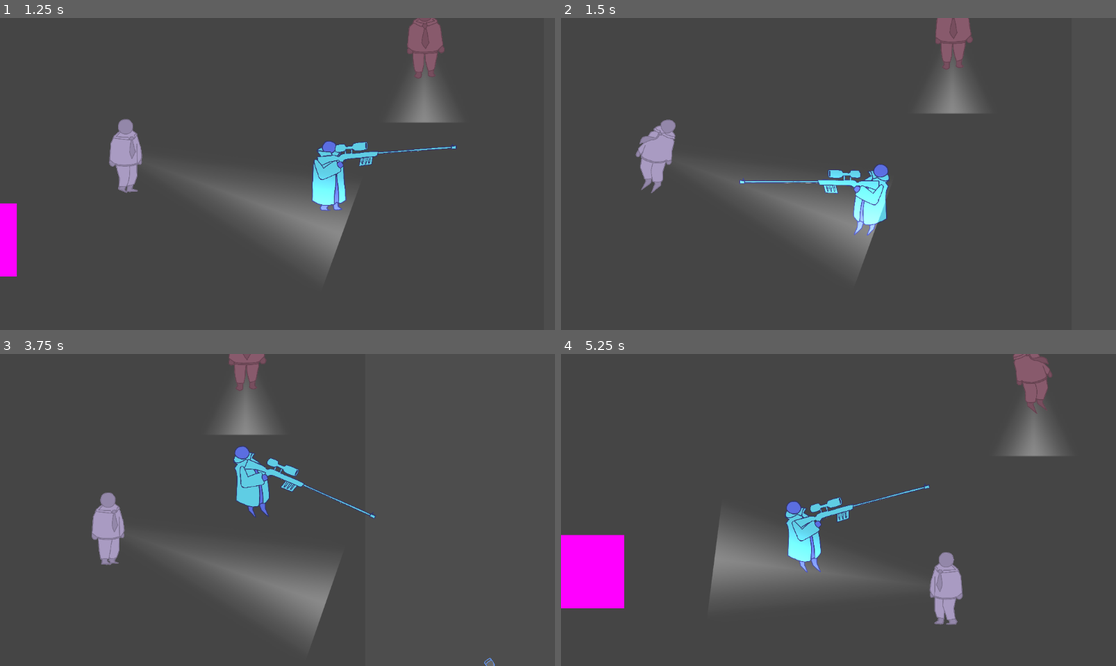
Above: before the commit, frames 1-4 (two rows, left to right).
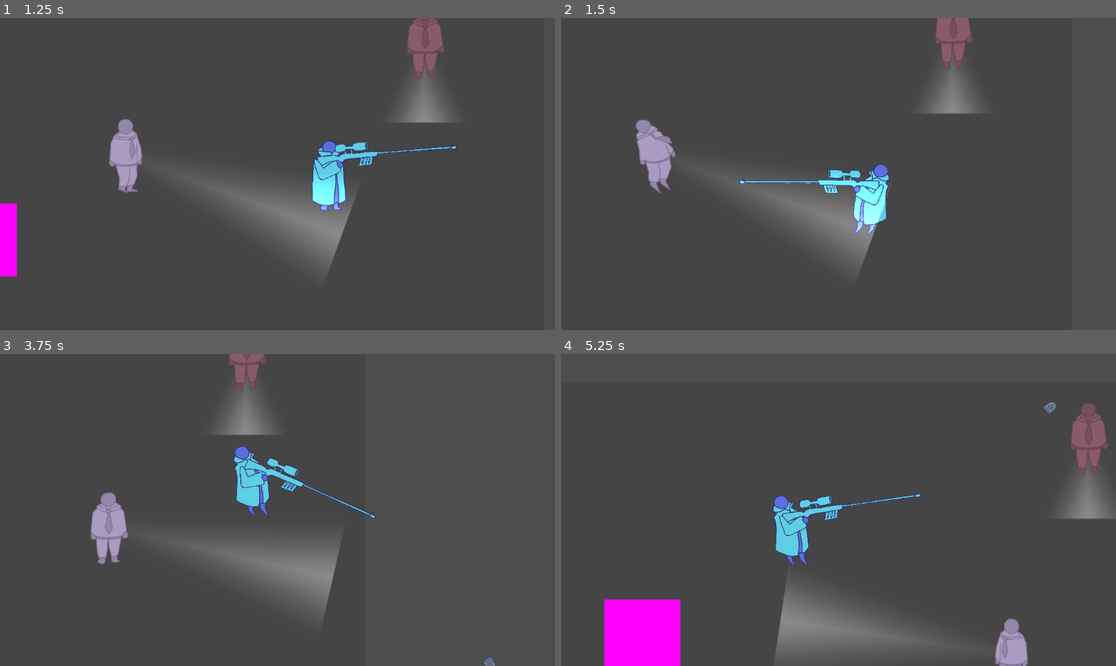
Above: after the commit, the same moments.

Repository: lonelyfloat/brackeys2025
Game: Godot game, scene res://basicTestScene.tscn
The game is run twice, just before and just after one commit, with the same random seed, the same clock (stepped at 60 frames per second) and the same inputs.
Inputs (mouse positions are in pixels of both pictures, inside the frame that each line leads up to):
- Up to frame 1 (1.25 s): move the mouse to (399, 158) at 0.52 s; press the mouse at (399, 158) at 0.53 s; hold D (move_right) from 0.53 s (still down)
- Up to frame 2 (1.5 s): move the mouse to (727, 189) at 1.27 s; release D (move_right) at 1.28 s; release the mouse at (727, 189) at 1.28 s; hold S (move_down) from 1.28 s (still down); click (727, 189) at 1.35 s
- Up to frame 3 (3.75 s): move the mouse to (333, 441) at 2.02 s; release S (move_down) at 2.03 s; press the mouse at (333, 441) at 2.03 s; hold D (move_right) 2.03-2.78 s; move the mouse to (249, 572) at 2.77 s; release the mouse at (249, 572) at 2.78 s; hold W (move_up) 2.78-3.53 s; click (249, 572) at 2.85 s; move the mouse to (444, 556) at 3.52 s; press the mouse at (444, 556) at 3.53 s; hold A (move_left) from 3.53 s (still down)
- Up to frame 4 (5.25 s): move the mouse to (672, 463) at 4.27 s; release the mouse at (672, 463) at 4.28 s; click (672, 463) at 4.35 s; move the mouse to (866, 510) at 5.02 s; release A (move_left) at 5.03 s; press the mouse at (866, 510) at 5.03 s; hold S (move_down) from 5.03 s (still down)

Frame 1 is identical in both runs. In frame 2, 0.8% of the frame differs, in the area x 13-21%, y 32-57%; in frame 3, 2.8%; in frame 4, 19%, in the area x 0-100%, y 0-100%.

Commit message:
Fixed boing boing

Diff:
--- a/gameElements/elemntScripts/generic_crowd_npc.gd
+++ b/gameElements/elemntScripts/generic_crowd_npc.gd
@@ -22,7 +22,7 @@
 @onready var knocked_timer := get_node("KnockedTimer")
 
 var current_path_idx := 0
-var acceptable_pt_diff := 15 # this value will need to be adjusted as we go - represents 'how close' an npc can be to a point
+var acceptable_pt_diff := 5 # this value will need to be adjusted as we go - represents 'how close' an npc can be to a point
 var moving_path_forward := true
 var move_dir := Vector2.ZERO
 
@@ -33,6 +33,8 @@
 var x_dir := 0
 var y_dir := 0
 var animPlaying := false
+
+var initial_position
 
 var knocked := false
 
@@ -71,6 +73,7 @@
     light_pivot.rotation = deg_to_rad(initial_rotation)
 
 func _ready() -> void:
+    initial_position = position
     ray.target_position = Vector2(0, ray_length)
     sprite.modulate = color
     config_light_texture()
@@ -88,6 +91,10 @@
 
 func move_along_path() -> void:
     if path.size() == 0:
+        if (initial_position - position).length() > acceptable_pt_diff:
+            velocity = (initial_position - position).normalized() * speed
+        else:
+            velocity = Vector2.ZERO
         return
     if (position - path[current_path_idx]).length() > acceptable_pt_diff:
         velocity = (path[current_path_idx] - position).normalized() * speed
@@ -108,7 +115,7 @@
             if knocked:
                 animPlaying = true
                 velocity = knock_velocity
-                if velocity.x > 0:
+                if velocity.x < 0:
                     sprite.play("knockedL")
                 else:
                     sprite.play("knockedR")
@@ -136,7 +143,7 @@
                     var normal = collision.get_normal()
                     knock_velocity = -2*velocity.dot(normal)*normal + velocity
                     if velocity == Vector2.ZERO:
-                        knock_velocity = -2*normal*speed
+                        knock_velocity = normal*speed
                     print(knock_velocity)
 
         if health <= 0: # when you're dead:
Not shown: 3 places in gameElements/generic_crowd_npc.tscn that only renumber resources
